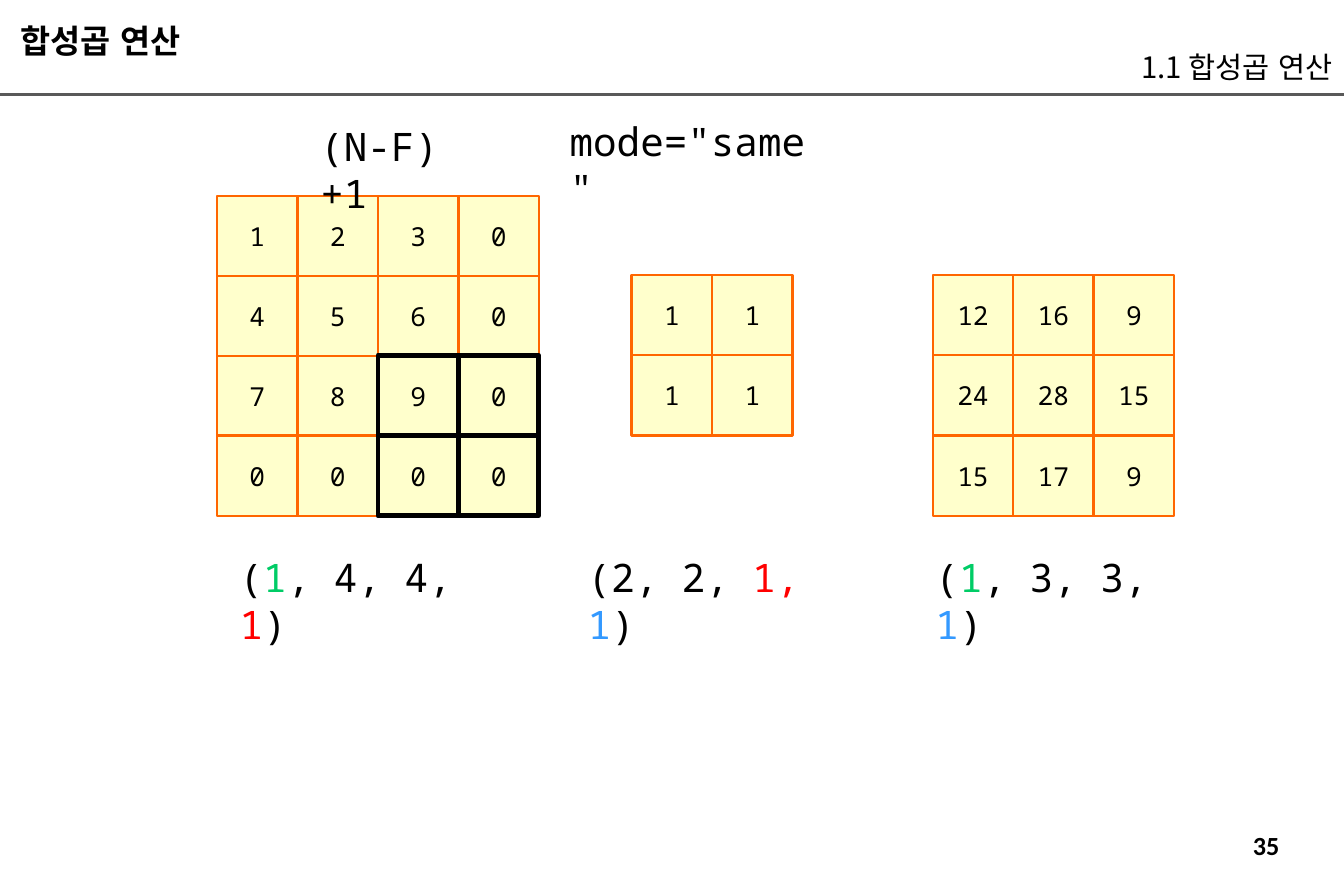
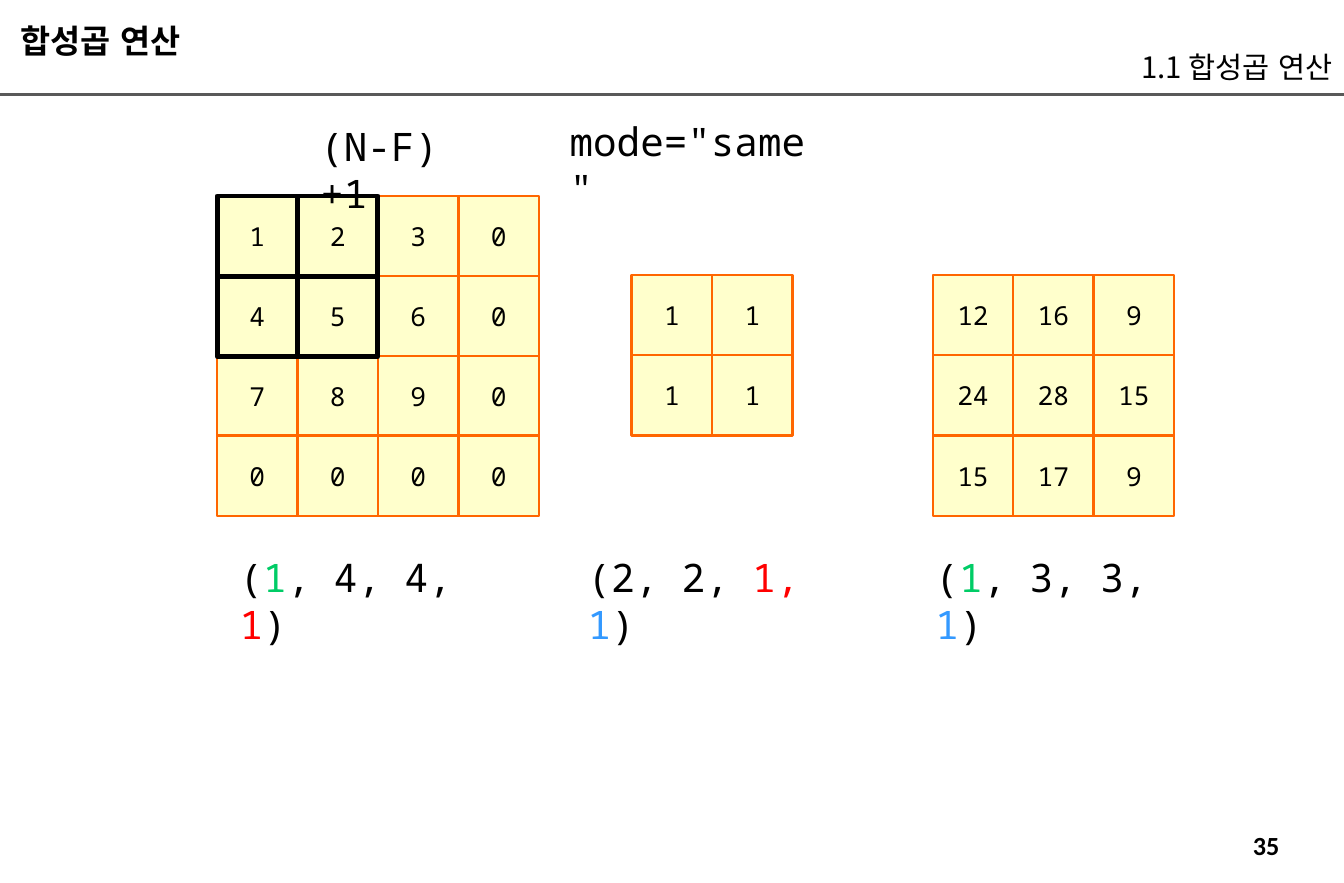
Before and after one commit to imguru-mooc/AI_CNN, a slide deck: slide 35 of CNN_교재_판서.pptx. Drawn at 1344x883 pixels with LibreOffice and Linux fonts; fonts in the diff are those of the drawing. Boxes give left, top, right and bottom in pixels: in the first picture for what was removed or moved away, otherwise in the second. Text is boxed around its words. In the diff, an @@ line names an element or a change of style, - is before the commit and + after.

```diff
--- a/CNN_교재_판서.pptx
+++ b/CNN_교재_판서.pptx
@@ 4 rectangles: place and size @@
-4 rectangles at [378,355,539,515]
+4 rectangles at [217,197,378,357]
```
Also in this commit, not shown: 8 other slides changed, 126 slides added.
